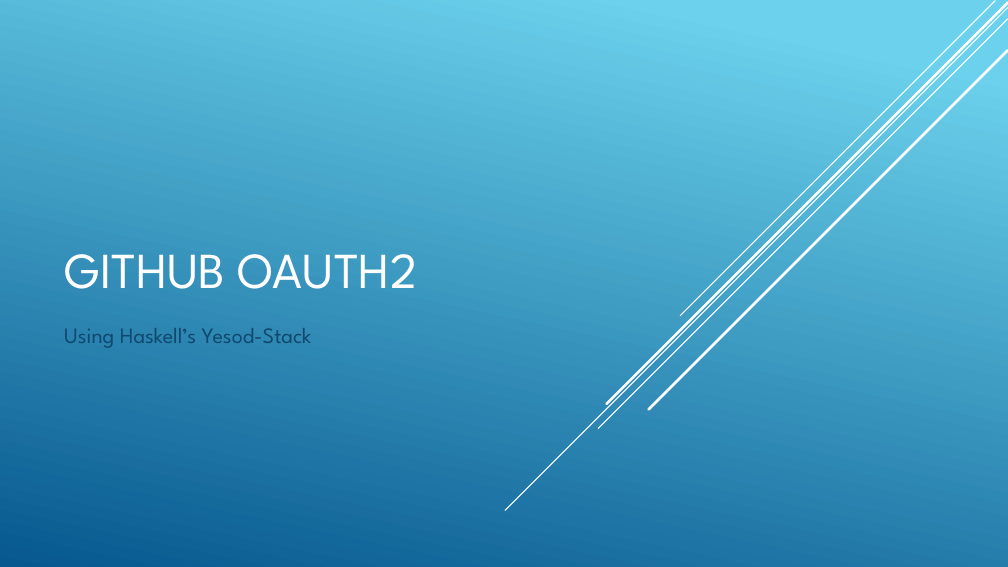
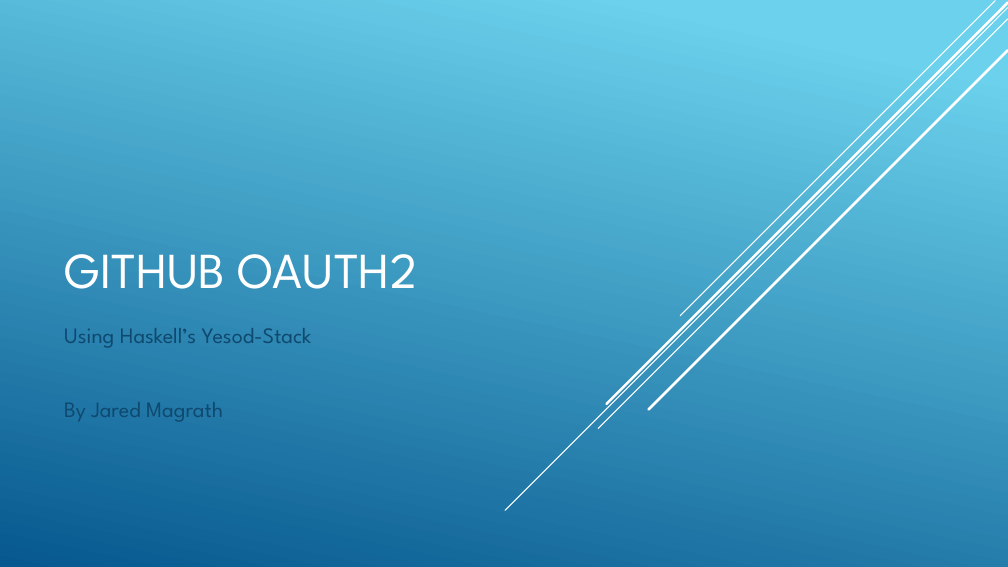
Before and after one commit to sftcd/cs7053, a slide deck: slide 1 of 2016lectures/GitHub OAUth2.pptx. Drawn at 1008x567 pixels with LibreOffice and Linux fonts; fonts in the diff are those of the drawing. Boxes give left, top, right and bottom in pixels: in the first picture for what was removed or moved away, otherwise in the second. Text is boxed around its words. In the diff, an @@ line names an element or a change of style, - is before the commit and + after.

Commit message:
Updated Github OAuth2 slides and moved name from READme to slide deck.

```diff
--- a/2016lectures/GitHub OAUth2.pptx
+++ b/2016lectures/GitHub OAUth2.pptx
@@ subtitle at [64,402,223,422]: paragraph added @@
+By Jared Magrath
```
Also in this commit, not shown: 6 other slides changed, 7 slides added, 1 other file.
